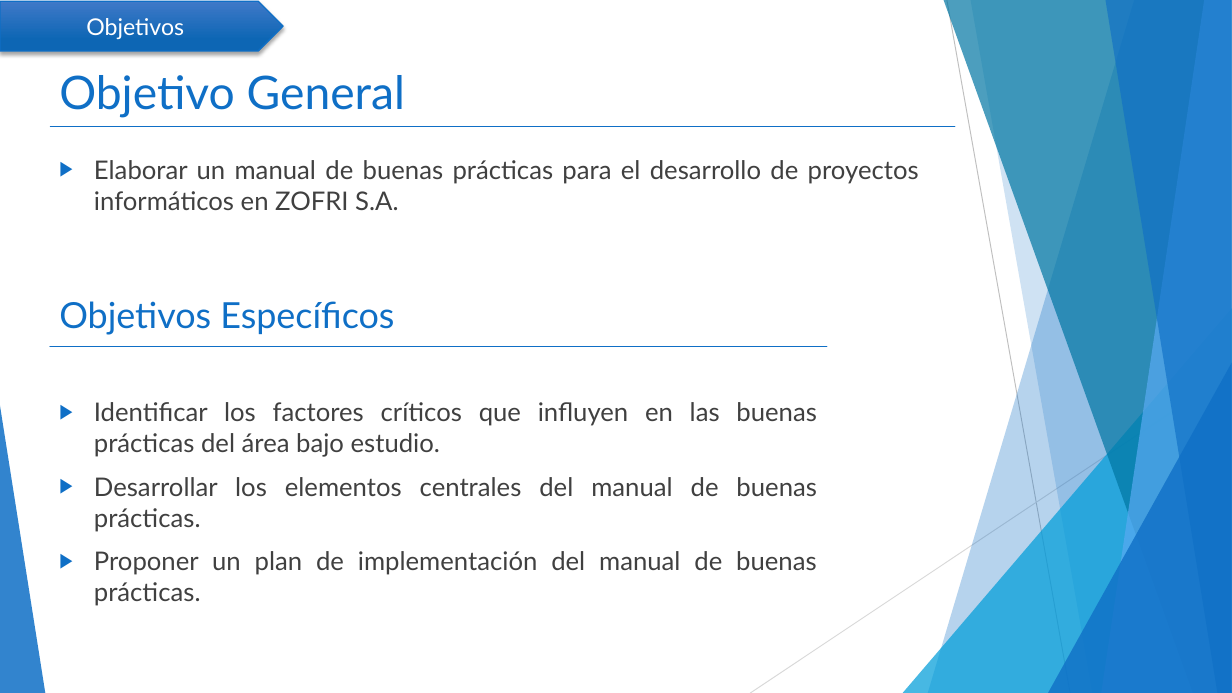
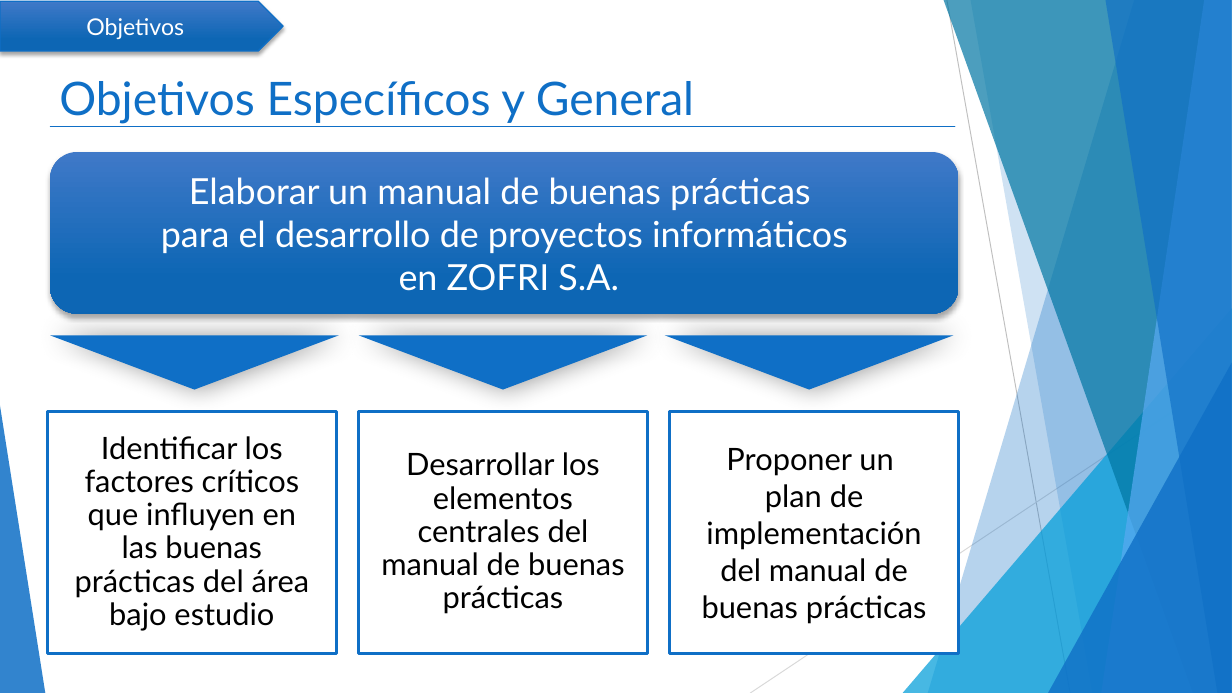
Before and after one commit to mcamara75/tituloUnap, a slide deck: slide 2 of 2018/TT IQQ 2018 Camara y Garay.pptx. Drawn at 1232x693 pixels with LibreOffice and Linux fonts; fonts in the diff are those of the drawing. Boxes give left, top, right and bottom in pixels: in the first picture for what was removed or moved away, otherwise in the second. Text is boxed around its words. In the diff, an @@ line names an element or a change of style, - is before the commit and + after.

```diff
--- a/2018/TT IQQ 2018 Camara y Garay.pptx
+++ b/2018/TT IQQ 2018 Camara y Garay.pptx
@@ title at (59,81,694,124): text changed @@
-Objetivo General
+Objetivos Específicos y General
@@ rounded rectangle "Elaborar un manual de buenas ...": place and size @@
-rounded rectangle "Elaborar un manual de buenas ..." at (94,160,919,210)
+rounded rectangle "Elaborar un manual de buenas ..." at (50,152,958,314)
@@ rounded rectangle "Elaborar un manual de buenas ..." at (50,152,958,314): vertical alignment top to middle; fill none to gradient #4079C9 to #0E66B5; shadow on @@
@@ text in rounded rectangle at (161,177,848,291): text changed; size 20 to 28 pt; text colour #404040 to #FFFFFF @@
-▶ Elaborar un manual de buenas prácticas para el desarrollo de proyectos informáticos en ZOFRI S.A.
+Elaborar un manual de buenas prácticas
+para el desarrollo de proyectos informáticos
+en ZOFRI S.A.
@@ text removed at (59,301,394,335) @@
-Objetivos Específicos
@@ line removed from (50, 347) to (827, 347) @@
@@ flow chart merge added at (50,335,339,390), fill #0F6FC6 @@
@@ flow chart merge added at (359,335,648,390), fill #0F6FC6 @@
@@ flow chart merge added at (665,335,954,390), fill #0F6FC6 @@
@@ rectangle added at (47,411,336,653), fill #FFFFFF, outline #0F6FC6 2.25 pt, 24 pt, text #000000 @@
+Identificar los factores críticos que influyen en las buenas prácticas del área bajo estudio
@@ text removed at (94,402,816,606) @@
-▶ Identificar los factores críticos que influyen en las buenas prácticas del área bajo estudio.
-▶ Desarrollar los elementos centrales del manual de buenas prácticas.
-▶ Proponer un plan de implementación del manual de buenas prácticas.
@@ rectangle added at (359,411,648,653), fill #FFFFFF, outline #0F6FC6 2.25 pt, 24 pt, text #000000 @@
+Desarrollar los elementos centrales del manual de buenas prácticas
@@ rectangle added at (670,411,959,653), fill #FFFFFF, outline #0F6FC6 2.25 pt, 24 pt, text #000000 @@
+Proponer un
+plan de implementación del manual de buenas prácticas
```
Also in this commit, not shown: 6 other slides changed, 5 slides added, 2 slides removed.
